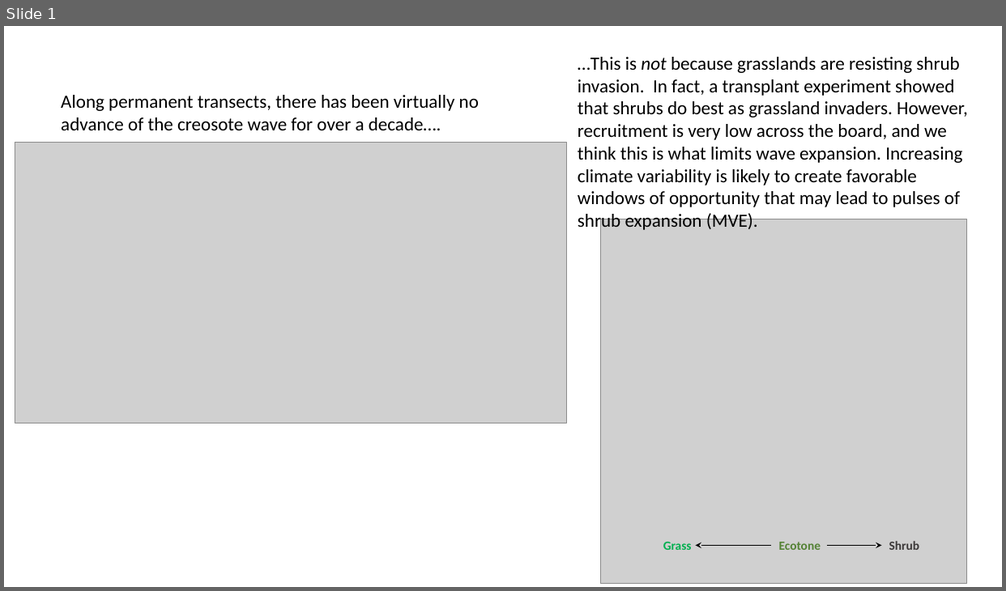
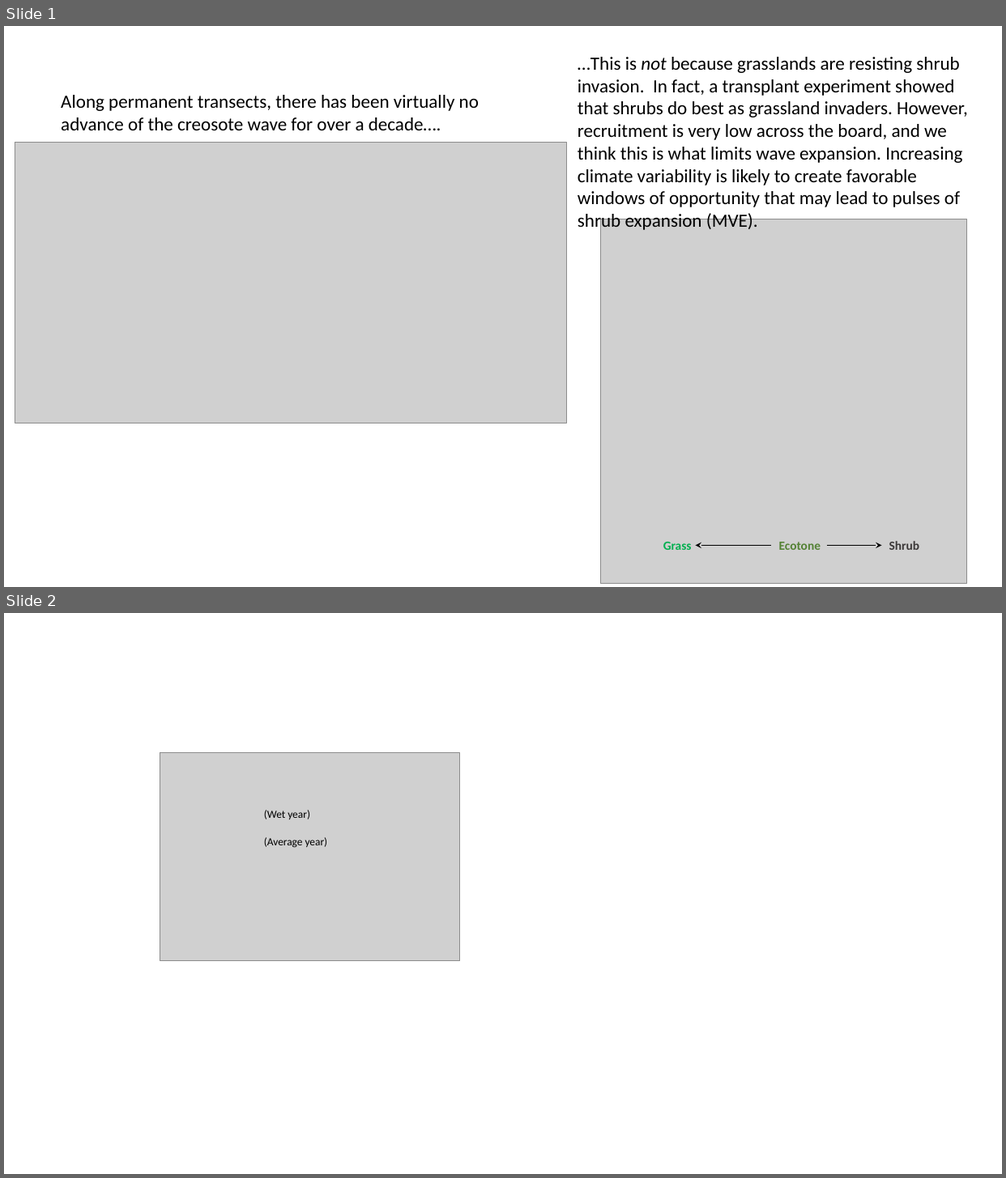
Before and after one commit to TrevorHD/LTEncroachment, a slide deck: Miller_LTER_SciCouncil_2020.pptx. Shown one above the other, each under a label of ours: slide 1 before the commit, slides 1 and 2 after it. The pictures are 1006x591 and 1006x1178 pixels, drawn with LibreOffice and Linux fonts; fonts in the diff are those of the drawing; grey boxes stand for pictures. Boxes give left, top, right and bottom in pixels: in the first picture for what was removed or moved away, otherwise in the second. Text is boxed around its words. In the diff, an @@ line names an element or a change of style, - is before the commit and + after.

Commit message:
made a new figure for SEV annual report

```diff
--- a/Miller_LTER_SciCouncil_2020.pptx
+++ b/Miller_LTER_SciCouncil_2020.pptx
@@ slide 2 added at [4, 613, 1002, 1174], background #FFFFFF @@
@@ picture added at [160, 753, 460, 961] @@
@@ text added at [264, 810, 310, 820], 10.5 pt, text #000000 @@
+(Wet year)
@@ text added at [264, 837, 328, 848], 10.5 pt, text #000000 @@
+(Average year)
```
